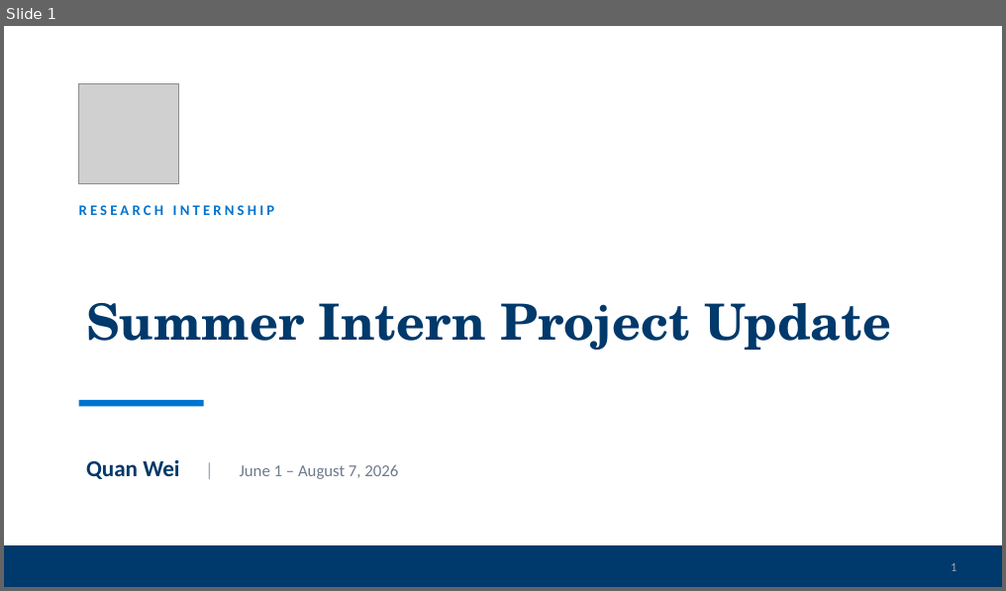
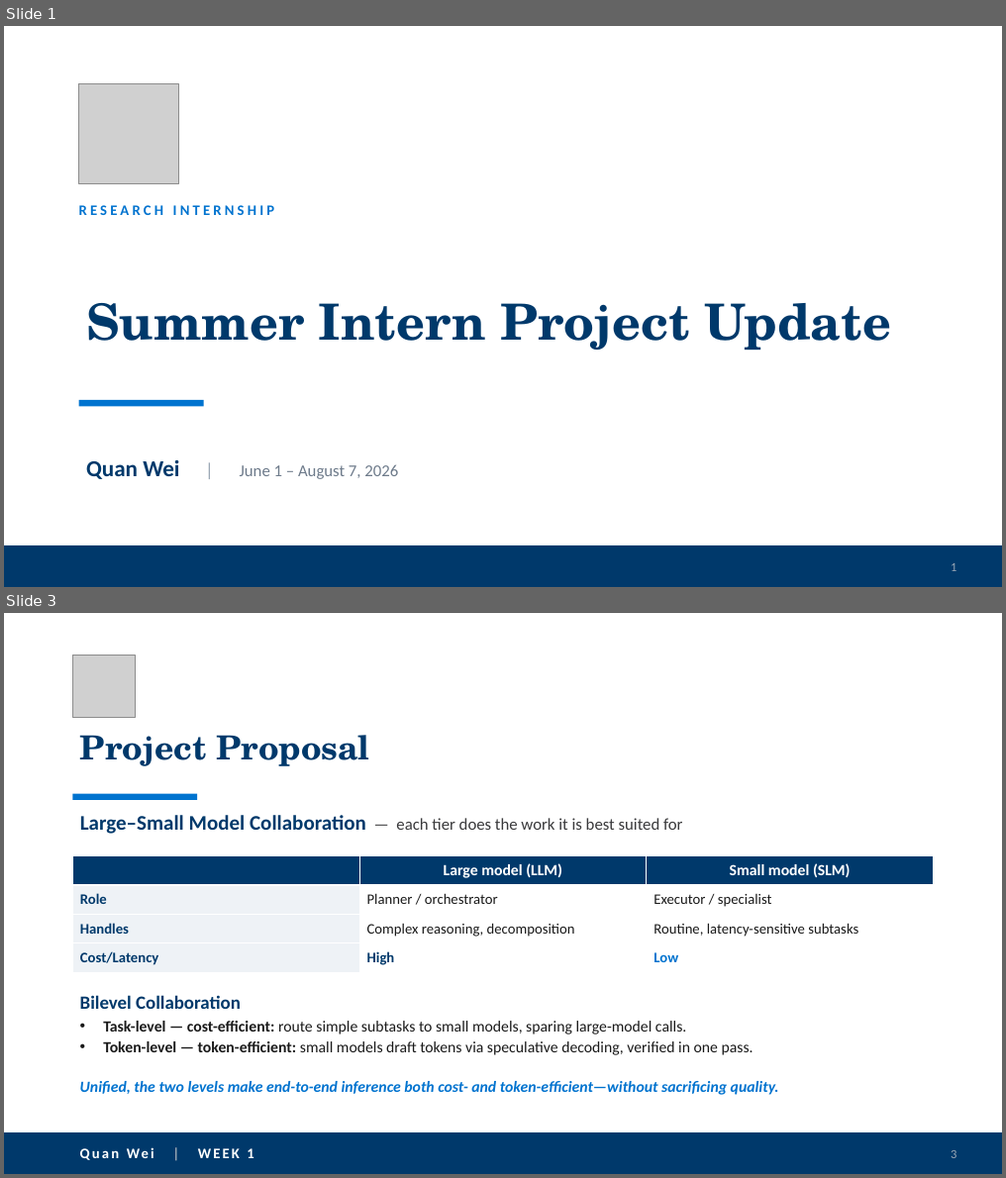
Before and after one commit to quanwei0/summer_intern, a slide deck: project_update.pptx. Shown one above the other, each under a label of ours: slide 1 before the commit, slides 1 and 3 after it; the slides between them are not shown. The pictures are 1006x591 and 1006x1178 pixels, drawn with LibreOffice and Linux fonts; fonts in the diff are those of the drawing; grey boxes stand for pictures. Boxes give left, top, right and bottom in pixels: in the first picture for what was removed or moved away, otherwise in the second. Text is boxed around its words. In the diff, an @@ line names an element or a change of style, - is before the commit and + after.

Commit message:
Update presentation and add temp file
Replace binary project_update.pptx with an updated version. Also adds an Office temporary/lock file (~$project_update.pptx) — likely an autogenerated editor temp file that can be ignored or added to .gitignore to avoid committing in the future.

```diff
--- a/project_update.pptx
+++ b/project_update.pptx
@@ slide 3 added at (x1=4, y1=613, x2=1002, y2=1174), background #FFFFFF @@
@@ picture added at (x1=73, y1=655, x2=135, y2=717) @@
@@ title added at (x1=80, y1=735, x2=370, y2=766), 32 pt, text #00396B, bold @@
+Project Proposal
@@ rectangle added at (x1=73, y1=794, x2=198, y2=800), fill #0073CF @@
@@ text added at (x1=80, y1=815, x2=682, y2=834), 16 pt, text #3A3A3C @@
+Large–Small Model Collaboration — each tier does the work it is best suited for
@@ table added at (x1=73, y1=857, x2=933, y2=973), 4 rows, 3 columns @@
+ | Large model (LLM) | Small model (SLM)
+Role | Planner / orchestrator | Executor / specialist
+Handles | Complex reasoning, decomposition | Routine, latency-sensitive subtasks
+Cost/Latency | High | Low
@@ text added at (x1=80, y1=995, x2=779, y2=1095), 15 pt, text #1A1A1A, bold @@
+Bilevel Collaboration
+• Task-level — cost-efficient: route simple subtasks to small models, sparing large-model calls.
+• Token-level — token-efficient: small models draft tokens via speculative decoding, verified in one pass.
+Unified, the two levels make end-to-end inference both cost- and token-efficient—without sacrificing quality.
@@ rectangle added at (x1=4, y1=1133, x2=1002, y2=1174), fill #00396B @@
@@ text added at (x1=127, y1=1148, x2=253, y2=1158), 14 pt, text #FFFFFF, bold @@
+Quan Wei | WEEK 1
@@ page number added at (x1=950, y1=1151, x2=956, y2=1158), 12 pt, text #9AA7B5 @@
+3
```
Also in this commit, not shown: 3 other slides added, 1 slide removed, 1 other file.
